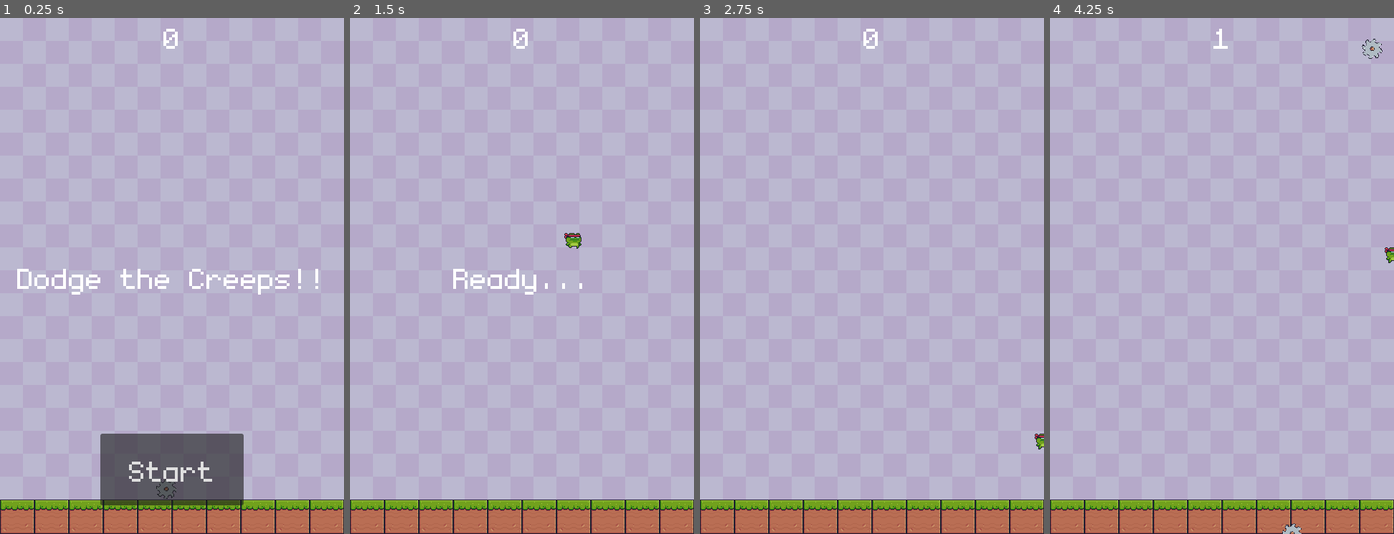
Above: before the commit, frames 1-4 (left to right).
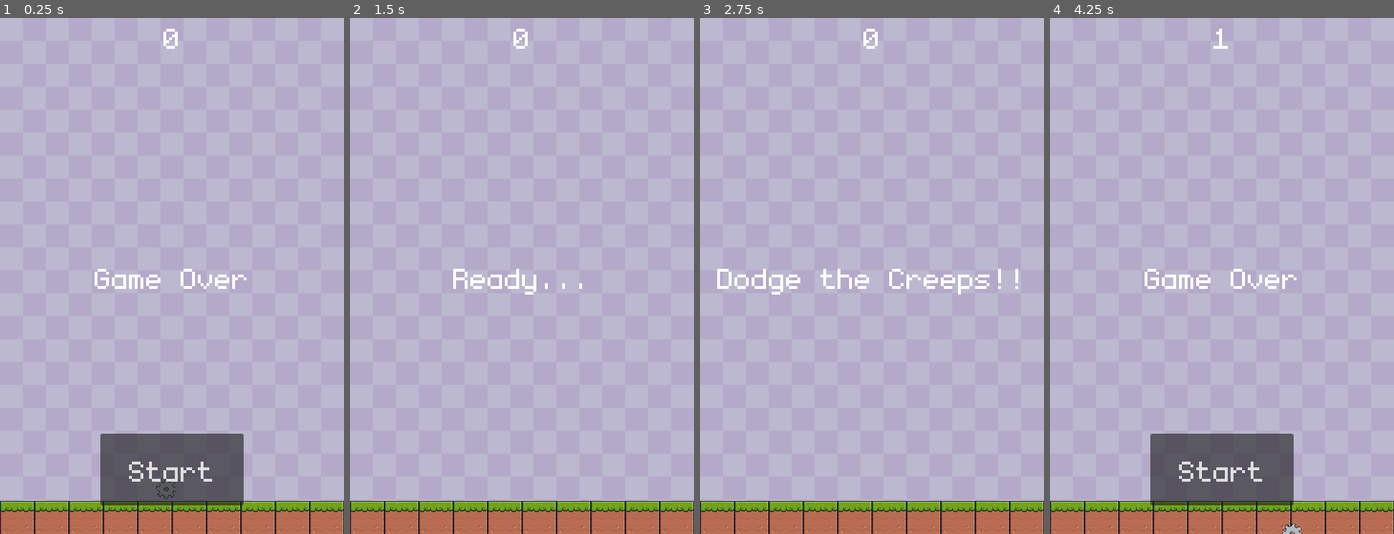
Above: after the commit, the same moments.

Repository: Imphalda/Simple-Godot-Project
Game: Godot game, scene res://main.tscn
Same seed, same stepped clock (60 frames per second), same inputs: the game is played once before the commit and once after it.
Inputs:
- Up to frame 1 (0.25 s): no input
- Up to frame 2 (1.5 s): click "Start" at 0.5 s; tap Enter at 1.25 s; hold Right (move_right) from 1.28 s (still down)
- Up to frame 3 (2.75 s): release Right (move_right) at 2.03 s; hold Down (move_down) from 2.03 s (still down)
- Up to frame 4 (4.25 s): release Down (move_down) at 2.78 s; hold Right (move_right) 2.78-3.53 s; hold Up (move_up) from 3.53 s (still down)

The runs differ from the first frame. In frame 1, 3.0% of the frame differs, in the area x 0-100%, y 48-100%; in frame 2, 1.9%; in frame 3, 2.8%; in frame 4, 7.9%, in the area x 0-100%, y 4-100%.

Commit message:
First attempt at player gravity and making collision and texture inherited

Diff:
--- a/main.tscn
+++ b/main.tscn
@@ -7,14 +7,14 @@
 [ext_resource type="Texture2D" uid="uid://b5e6bf5s8n06k" path="res://Assets/Background/Purple.png" id="5_u8fwy"]
 [ext_resource type="PackedScene" uid="uid://ccru1hepmb8gd" path="res://HUD.tscn" id="6_1211q"]
 
+[sub_resource type="RectangleShape2D" id="RectangleShape2D_q7hbe"]
+size = Vector2(476.75, 47.5)
+
 [sub_resource type="Curve2D" id="Curve2D_cpp6j"]
 _data = {
 "points": PackedVector2Array(0, 0, 0, 0, 0, 0, 0, 0, 0, 0, 480, 0, 0, 0, 0, 0, 480, 720, 0, 0, 0, 0, 0, 720, 0, 0, 0, 0, 0, 0)
 }
 point_count = 5
-
-[sub_resource type="RectangleShape2D" id="RectangleShape2D_q7hbe"]
-size = Vector2(479.5, 47.5)
 
 [node name="Main" type="Node"]
 script = ExtResource("1_l7y1o")
@@ -31,11 +31,18 @@
 anchor_top = 1.0
 anchor_right = 1.0
 anchor_bottom = 1.0
-offset_top = -48.0
+offset_top = -46.0
 offset_right = 0.0
-offset_bottom = 0.0
+offset_bottom = 2.0
 grow_horizontal = 2
 grow_vertical = 0
+
+[node name="floor collison" type="RigidBody2D" parent="Floor"]
+position = Vector2(0, -672)
+
+[node name="floor collison shape" type="CollisionShape2D" parent="Floor/floor collison"]
+position = Vector2(240.625, 696)
+shape = SubResource("RectangleShape2D_q7hbe")
 
 [node name="MobTimer" type="Timer" parent="."]
 wait_time = 0.5
@@ -66,13 +73,6 @@
 texture = ExtResource("5_u8fwy")
 stretch_mode = 1
 
-[node name="floor collison" type="RigidBody2D" parent="."]
-
-[node name="floor collison shape" type="CollisionShape2D" parent="floor collison"]
-top_level = true
-position = Vector2(239, 696)
-shape = SubResource("RectangleShape2D_q7hbe")
-
 [connection signal="hit" from="Player" to="." method="game_over"]
 [connection signal="timeout" from="MobTimer" to="." method="_on_mob_timer_timeout"]
 [connection signal="timeout" from="ScoreTimer" to="." method="_on_score_timer_timeout"]
--- a/player.gd
+++ b/player.gd
@@ -1,6 +1,6 @@
 extends Area2D
 signal hit
-@export var speed = 400
+@export var speed = 300
 var screen_size
 
 # Called when the node enters the scene tree for the first time.
@@ -9,25 +9,45 @@
 	hide()
 
 
+
 # Called every frame. 'delta' is the elapsed time since the previous frame.
 func _process(delta: float) -> void:
 	var velocity = Vector2.ZERO
+
+	#Gravity
+	velocity += Vector2.DOWN * speed * delta
+
+	"""
 	if Input.is_action_pressed("move_right"):
 		velocity.x += 1
 	if Input.is_action_pressed("move_left"):
 		velocity.x -= 1
-	if Input.is_action_pressed("move_down"):
-		velocity.y += 1
+	"""
 	if Input.is_action_pressed("move_up"):
-		velocity.y -= 1
+		velocity = Vector2.UP * 5.0
+		$AnimatedSprite2D.animation = "up"
 
-	if velocity.length() > 0:
-		velocity = velocity.normalized() * speed
-		$AnimatedSprite2D.play()
+	if Input.is_action_pressed("move_left"):
+		velocity.x -= speed
+		if !velocity.y:
+			$AnimatedSprite2D.animation = "walk"
+
+	if Input.is_action_pressed("move_right"):
+		velocity.x += speed
+		if !velocity.y:
+			$AnimatedSprite2D.animation = "walk"
+
+	"""
+	if velocity.x != 0 and velocity.y != 0:
+		velocity
+	if velocity.x != 0:
+		velocity = velocity * speed
+		$AnimatedSprite2D.play(player_types[1])
 	else:
 		$AnimatedSprite2D.stop()
+	"""
 
-	position += velocity * delta
+	position += velocity * speed * delta
 	position = position.clamp(Vector2.ZERO, screen_size)
 
 	if velocity.x != 0:
